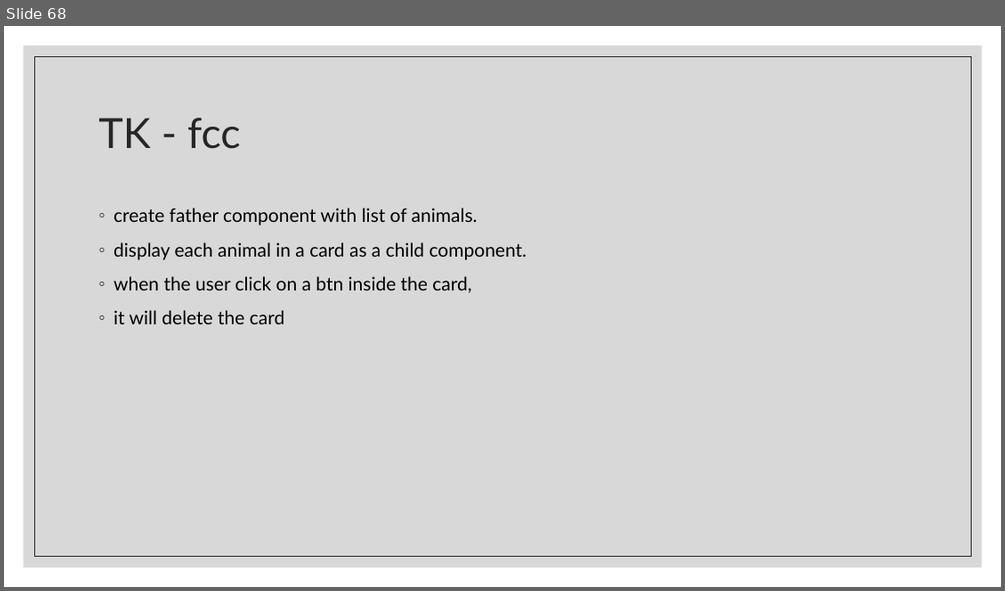
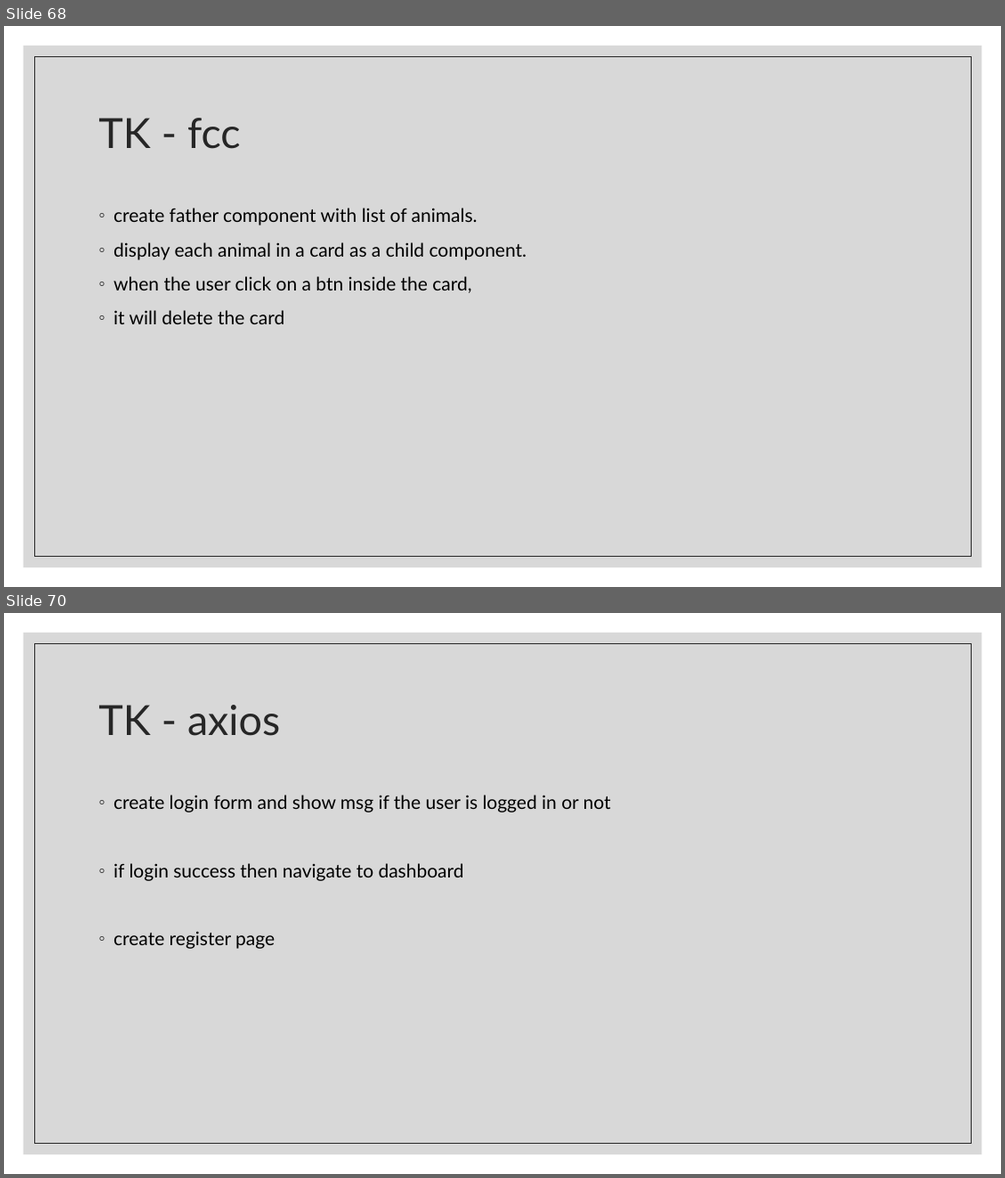
Before and after one commit to Rlss91/ht_W011121MR_morning_first-project, a slide deck: docs/React.pptx. Shown one above the other, each under a label of ours: slide 68 before the commit, slides 68 and 70 after it; the slides between them are not shown. The pictures are 1005x591 and 1005x1178 pixels, drawn with LibreOffice and Linux fonts; fonts in the diff are those of the drawing. Boxes give left, top, right and bottom in pixels: in the first picture for what was removed or moved away, otherwise in the second. Text is boxed around its words. In the diff, an @@ line names an element or a change of style, - is before the commit and + after.

```diff
--- a/docs/React.pptx
+++ b/docs/React.pptx
@@ slide 70 added at (4, 613, 1001, 1174), background #FFFFFF; not listed: 2 template elements that a slide beside it also shows @@
@@ title added at (98, 705, 280, 736), 40 pt, text #262626 @@
+TK - axios
@@ text added at (113, 795, 611, 949), 18 pt, text #000000 @@
+◦ create login form and show msg if the user is logged in or not
+◦ if login success then navigate to dashboard
+◦ create register page
```
Also in this commit, not shown: 1 other slide added, 1 other file.
